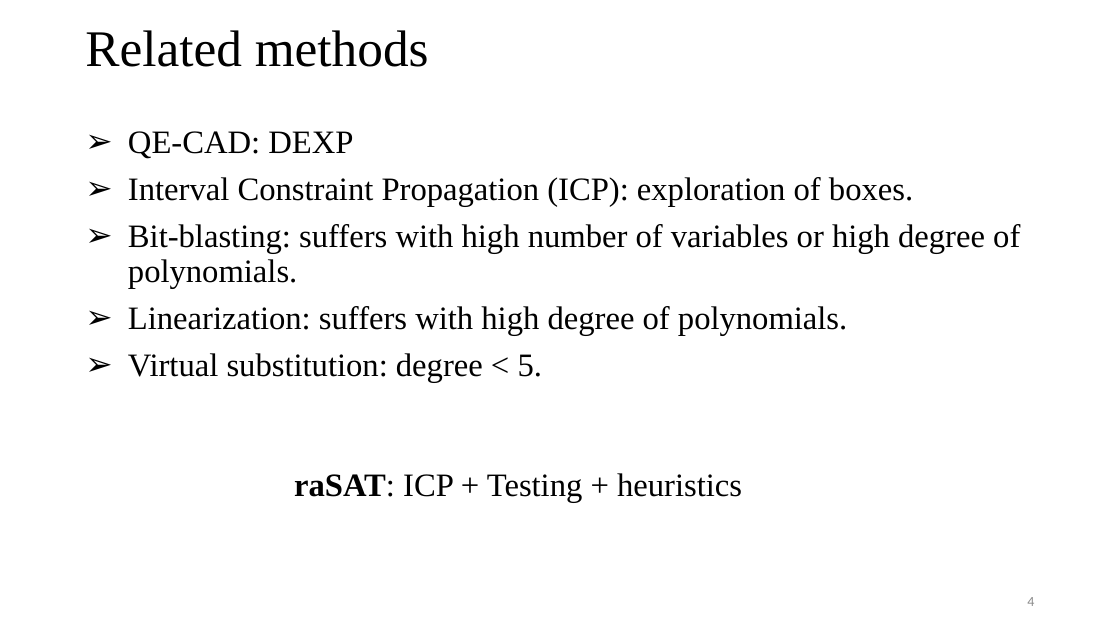
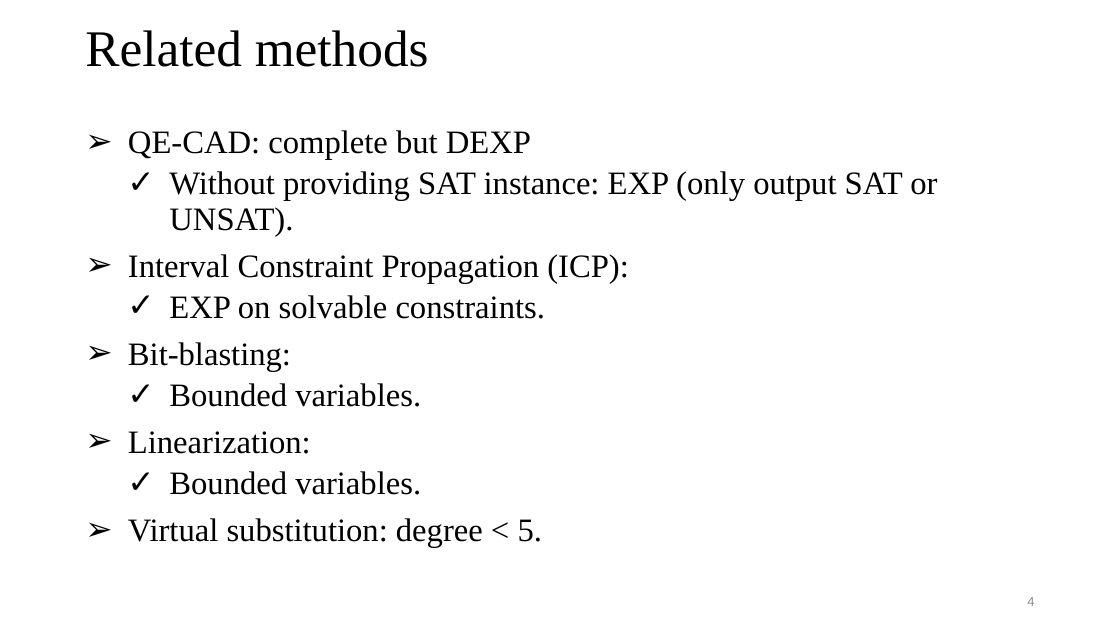
Before and after one commit to tungvx/raSAT, a slide deck: slide 4 of report/thesis/presentation.pptx. Drawn at 1120x630 pixels with LibreOffice and Linux fonts; fonts in the diff are those of the drawing. Boxes give left, top, right and bottom in pixels: in the first picture for what was removed or moved away, otherwise in the second. Text is boxed around its words. In the diff, an @@ line names an element or a change of style, - is before the commit and + after.

```diff
--- a/report/thesis/presentation.pptx
+++ b/report/thesis/presentation.pptx
@@ text at (128,130,937,495): text changed @@
-➢ QE-CAD: DEXP
-➢ Interval Constraint Propagation (ICP): exploration of boxes.
-➢ Bit-blasting: suffers with high number of variables or high degree of polynomials.
-➢ Linearization: suffers with high degree of polynomials.
+➢ QE-CAD: complete but DEXP
+  ✓ Without providing SAT instance: EXP (only output SAT or UNSAT).
+➢ Interval Constraint Propagation (ICP):
+  ✓ EXP on solvable constraints.
+➢ Bit-blasting:
+  ✓ Bounded variables.
+➢ Linearization:
+  ✓ Bounded variables.
@@ text removed at (294,473,742,502) @@
-raSAT: ICP + Testing + heuristics
```
Also in this commit, not shown: 10 other slides changed, 2 slides added, 1 other file.
